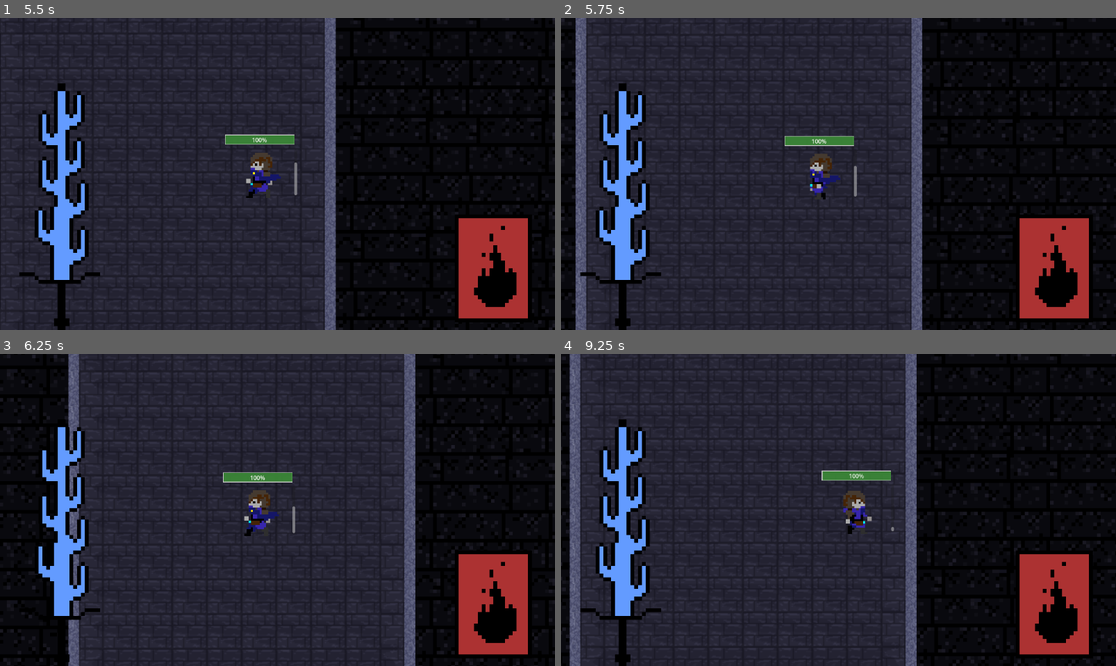
Above: before the commit, frames 1-4 (two rows, left to right).
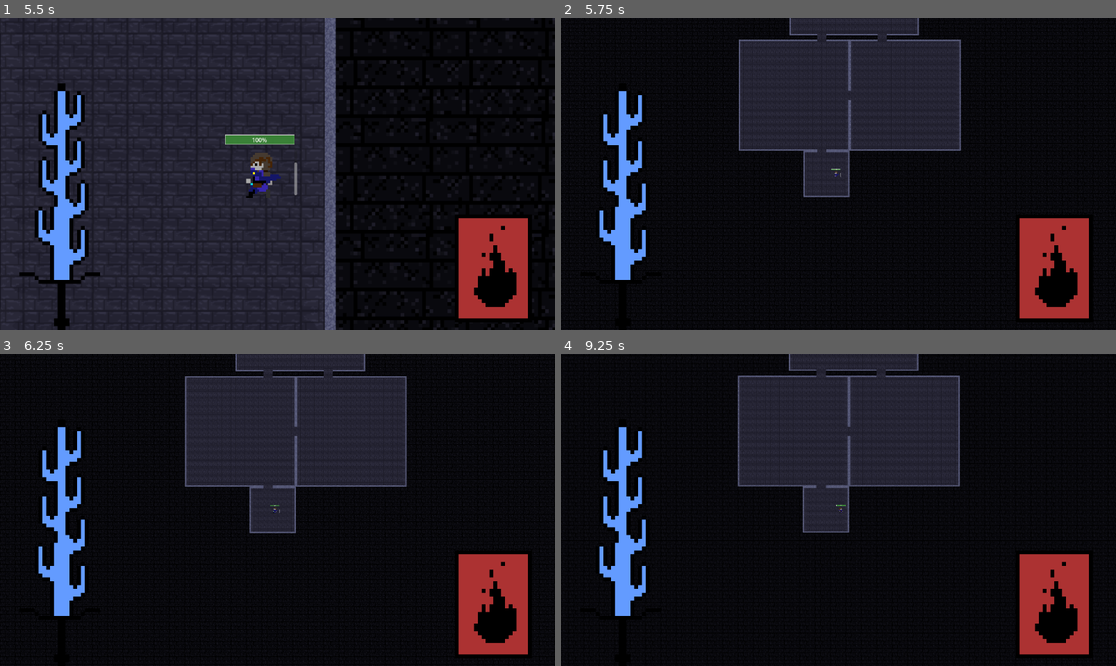
Above: after the commit, the same moments.

Repository: zwack32/crypt_of_the_silver_phoenix
Game: Godot game, scene res://scenes/start_menu.tscn
The game is run twice, just before and just after one commit, with the same random seed, the same clock (stepped at 60 frames per second) and the same inputs. The engine's default icon, where the game draws it, is replaced by a stand-in: a white triangle on a blue panel in a dark square.
Inputs (mouse positions are in pixels of both pictures, inside the frame that each line leads up to):
- Up to frame 1 (5.5 s): click "Start Game" at 0.5 s; click "Start Game" at 1.25 s; move the mouse to (399, 158) at 2.02 s; hold D (move_right) 2.03-2.78 s; click (399, 158) at 2.1 s; move the mouse to (166, 189) at 2.77 s; hold S (move_down) 2.78-3.53 s; tap E (pick_up) at 2.85, 5.1 s; move the mouse to (333, 105) at 3.52 s; hold D (move_right) 3.53-4.28 s; right-click (333, 105) at 3.6 s; move the mouse to (249, 236) at 4.27 s; hold W (move_up) 4.28-5.03 s; click (249, 236) at 4.35 s; move the mouse to (444, 220) at 5.02 s; hold A (move_left) from 5.03 s (still down)
- Up to frame 2 (5.75 s): keep holding A (move_left); tap Tab (map_view, bound only after the commit) at 5.65 s
- Up to frame 3 (6.25 s): keep holding A (move_left); move the mouse to (111, 463) at 5.77 s; right-click (111, 463) at 5.85 s
- Up to frame 4 (9.25 s): move the mouse to (866, 510) at 6.52 s; release A (move_left) at 6.53 s; hold S (move_down) 6.53-7.28 s; click (866, 510) at 6.6 s; move the mouse to (755, 432) at 7.27 s; hold D (move_right) 7.28-8.03 s; tap E (pick_up) at 7.35 s; move the mouse to (960, 494) at 8.02 s; hold W (move_up) 8.03-8.78 s; right-click (960, 494) at 8.1 s; move the mouse to (727, 525) at 8.77 s; hold D (move_right) from 8.78 s (still down); click (727, 525) at 8.85 s

Frame 1 is identical in both runs. In frame 2, 47% of the frame differs, in the area x 0-100%, y 0-100%; in frame 3, 45%; in frame 4, 48%.

Commit message:
Map View

Diff:
--- a/character_scripts/Player.gd
+++ b/character_scripts/Player.gd
@@ -17,6 +17,7 @@
 var bounce_velocity = Vector2.UP
 var can_swing = true
 var is_dead = false
+var is_map_view = false
 
 @onready var game_over = preload("res://scenes/game_over.tscn")
 
@@ -25,6 +26,7 @@
 @onready var health_bar = $HealthBar
 @onready var spell_bar = $SpellBar
 @onready var animated_sprite_2d = $AnimatedSprite2D
+@onready var camera_2d = $Camera2D
 
 @onready var spell_cooldown_timer = $SpellCooldownTimer
 
@@ -45,6 +47,14 @@
 # Called every frame. 'delta' is the elapsed time since the previous frame.
 func _process(delta):
 	move()
+
+	if Input.is_action_just_pressed("map_view"):
+		is_map_view = !is_map_view
+
+	if is_map_view:
+		camera_2d.zoom = Vector2(0.1, 0.1)
+	else:
+		camera_2d.zoom = Vector2(0.75, 0.75)
 
 	if Input.is_action_just_pressed("melee"):
 		melee_attack()
--- a/project.godot
+++ b/project.godot
@@ -101,6 +101,11 @@
 , Object(InputEventKey,"resource_local_to_scene":false,"resource_name":"","device":-1,"window_id":0,"alt_pressed":false,"shift_pressed":false,"ctrl_pressed":false,"meta_pressed":false,"pressed":false,"keycode":0,"physical_keycode":4194328,"key_label":0,"unicode":0,"echo":false,"script":null)
 ]
 }
+map_view={
+"deadzone": 0.5,
+"events": [Object(InputEventKey,"resource_local_to_scene":false,"resource_name":"","device":0,"window_id":0,"alt_pressed":false,"shift_pressed":false,"ctrl_pressed":false,"meta_pressed":false,"pressed":false,"keycode":0,"physical_keycode":4194306,"key_label":0,"unicode":0,"echo":false,"script":null)
+]
+}
 
 [layer_names]
 
